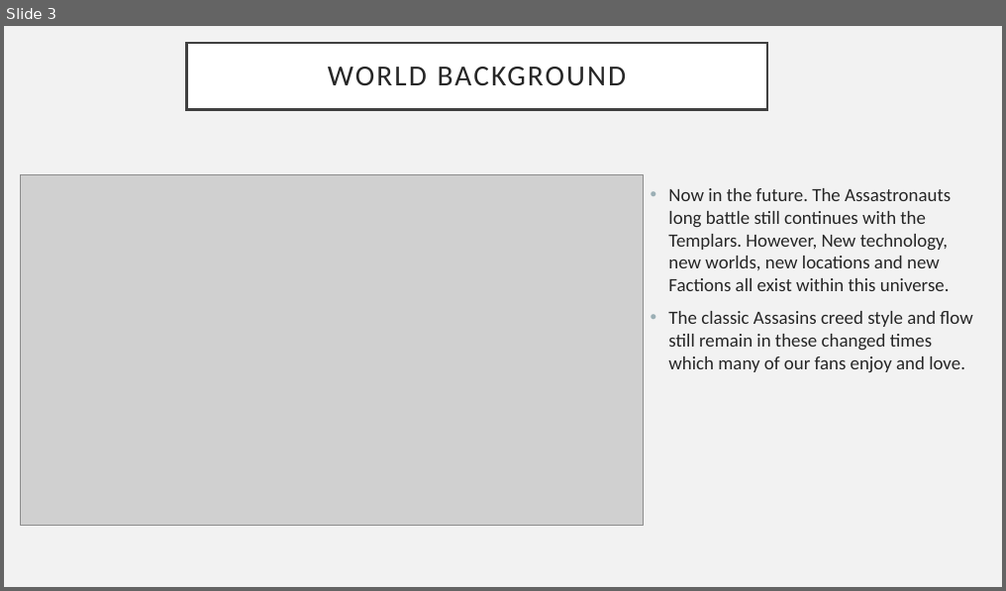
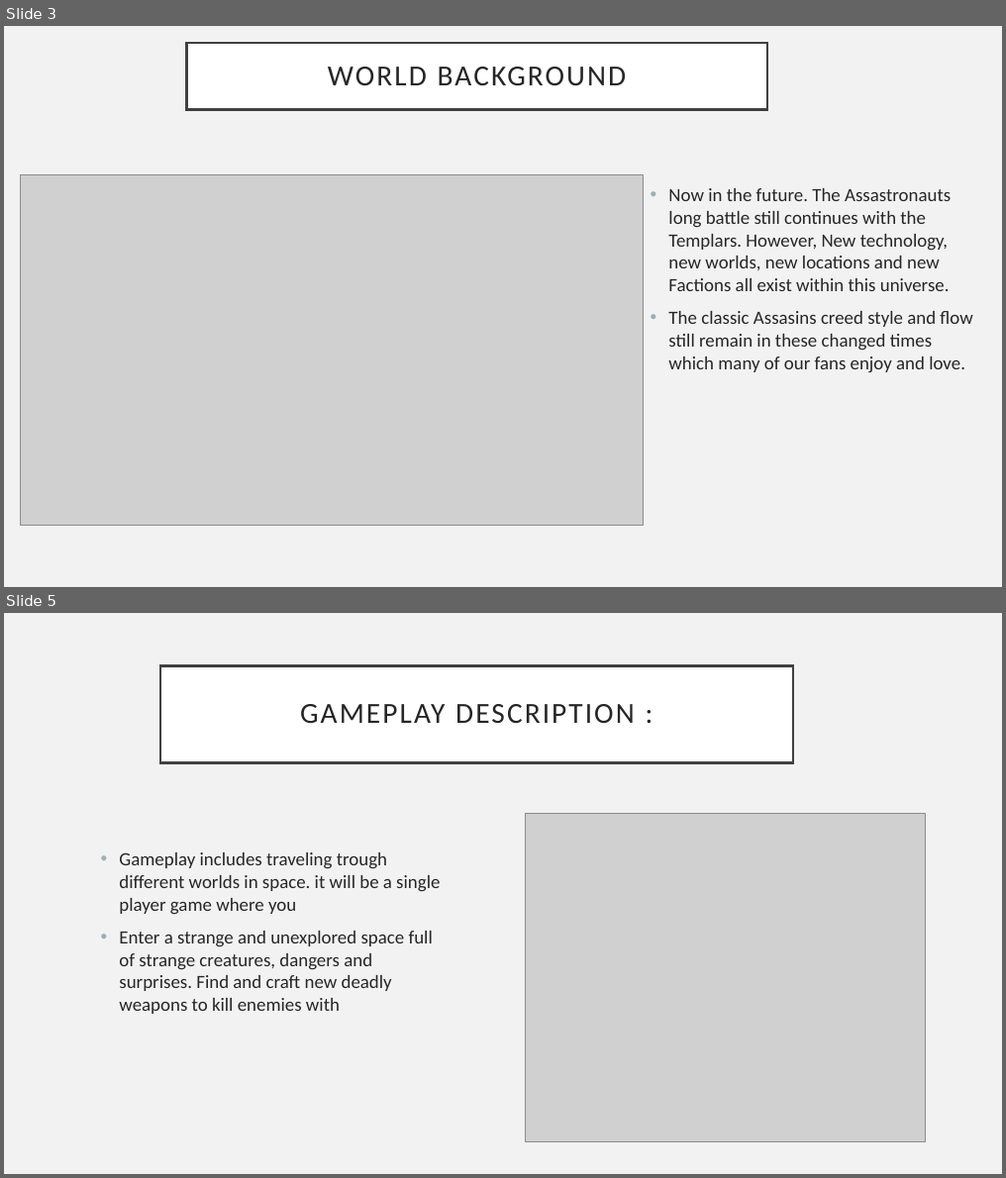
Before and after one commit to PeterLowe/concept2-ruslan-richie-davis, a slide deck: 1st 3 Slides.pptx. Shown one above the other, each under a label of ours: slide 3 before the commit, slides 3 and 5 after it; the slides between them are not shown. The pictures are 1006x591 and 1006x1178 pixels, drawn with LibreOffice and Linux fonts; fonts in the diff are those of the drawing; grey boxes stand for pictures. Boxes give left, top, right and bottom in pixels: in the first picture for what was removed or moved away, otherwise in the second. Text is boxed around its words. In the diff, an @@ line names an element or a change of style, - is before the commit and + after.

```diff
--- a/1st 3 Slides.pptx
+++ b/1st 3 Slides.pptx
@@ slide 5 added at (4,613,1002,1174), background #F2F2F2 @@
@@ title added at (160,665,793,762), fill #FFFFFF, outline #404040 2.5 pt, 28 pt, text #262626 @@
+GAMEPLAY DESCRIPTION :
@@ picture added at (525,814,925,1143) @@
@@ text added at (119,853,440,1014), 18 pt, text #262626 @@
+• Gameplay includes traveling trough different worlds in space. it will be a single player game where you
+• Enter a strange and unexplored space full of strange creatures, dangers and surprises. Find and craft new deadly weapons to kill enemies with
```
Also in this commit, not shown: 3 other slides added, 1 other file.
